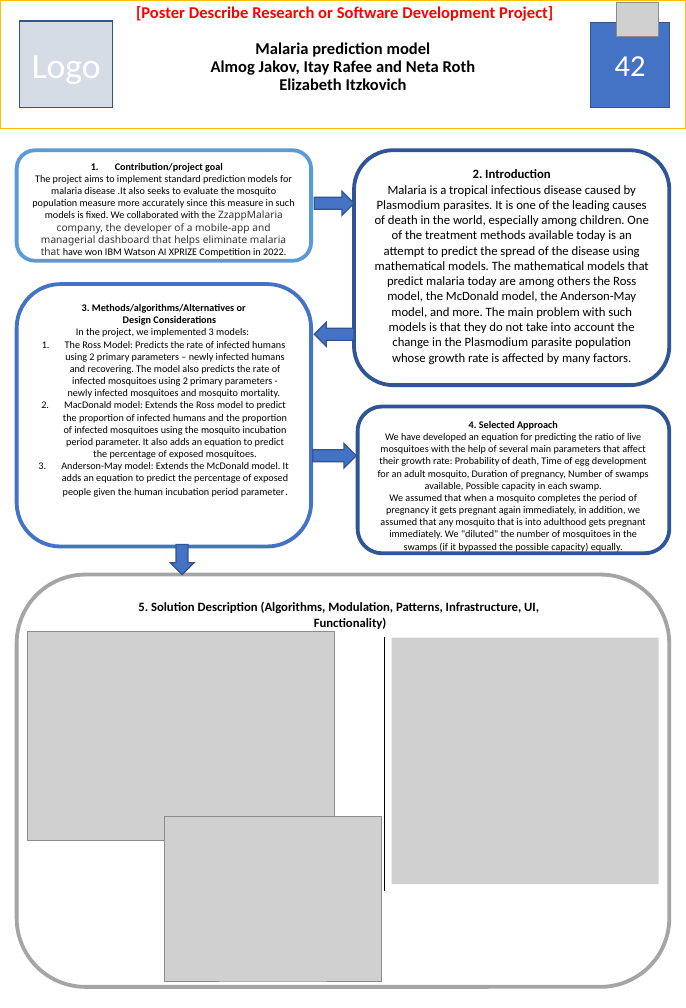
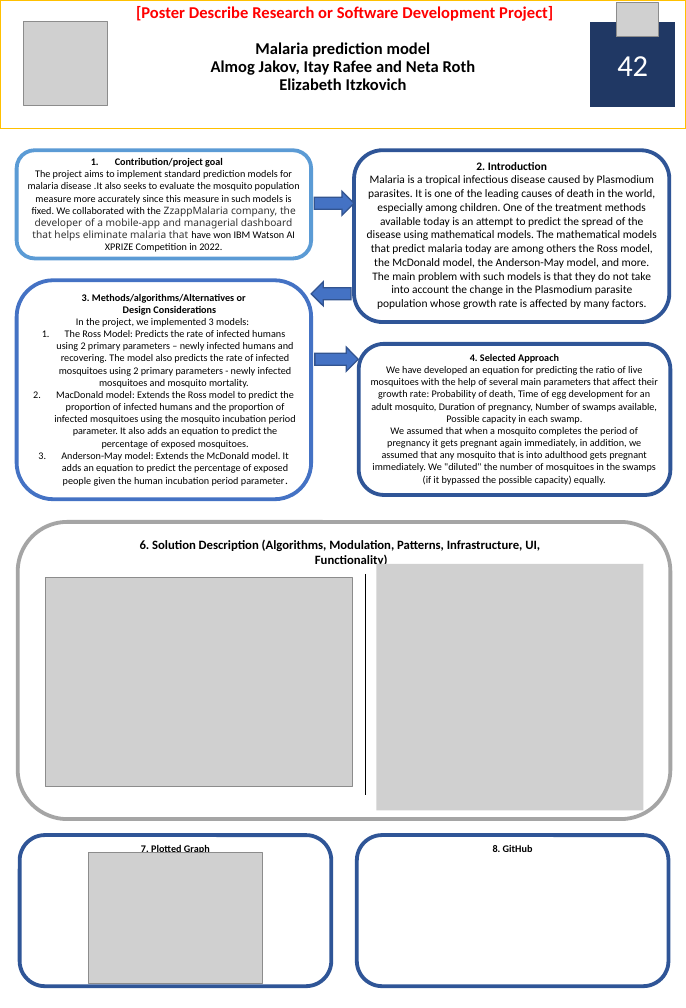
Before and after one commit to itay-rafee/Mathematical-Model-of-Malaria, a slide deck: slide 1 of poster.pptx. Drawn at 686x1008 pixels with LibreOffice and Linux fonts; fonts in the diff are those of the drawing; grey boxes stand for pictures. Boxes give left, top, right and bottom in pixels: in the first picture for what was removed or moved away, otherwise in the second. Text is boxed around its words. In the diff, an @@ line names an element or a change of style, - is before the commit and + after.

Commit message:
updated poster

```diff
--- a/poster.pptx
+++ b/poster.pptx
@@ rectangle removed at bbox=[20, 21, 113, 107] @@
-Logo
@@ picture added at bbox=[24, 22, 108, 106] @@
@@ rectangle "42": place and size @@
-rectangle "42" at bbox=[591, 22, 670, 107]
+rectangle "42" at bbox=[591, 22, 675, 106]
@@ rectangle "42" at bbox=[591, 22, 675, 106]: fill #4472C4 to #203864; outline #325491 1 pt to #203864 1 pt @@
@@ rounded rectangle "2. Introduction": place and size @@
-rounded rectangle "2. Introduction" at bbox=[354, 150, 670, 385]
+rounded rectangle "2. Introduction" at bbox=[354, 150, 670, 322]
@@ rounded rectangle "2. Introduction" at bbox=[354, 150, 670, 322]: size 10 to 9 pt @@
@@ rounded rectangle "3. Methods/algorithms/Alternatives or Design Considerations": place and size @@
-rounded rectangle "3. Methods/algorithms/Alternatives or Design Considerations" at bbox=[16, 284, 311, 547]
+rounded rectangle "3. Methods/algorithms/Alternatives or Design Considerations" at bbox=[16, 281, 311, 499]
@@ right arrow: place and size @@
-right arrow at bbox=[315, 322, 355, 346]
+right arrow at bbox=[311, 282, 351, 305]
@@ left arrow: place and size @@
-left arrow at bbox=[313, 444, 357, 467]
+left arrow at bbox=[315, 348, 359, 371]
@@ rounded rectangle "4. Selected Approach": place and size @@
-rounded rectangle "4. Selected Approach" at bbox=[358, 407, 670, 553]
+rounded rectangle "4. Selected Approach" at bbox=[359, 344, 670, 495]
@@ rounded rectangle "6. Solution Description (Algorithms, Modulation, ...": place and size @@
-rounded rectangle "6. Solution Description (Algorithms, Modulation, ..." at bbox=[16, 574, 670, 987]
+rounded rectangle "6. Solution Description (Algorithms, Modulation, ..." at bbox=[17, 522, 670, 820]
@@ text in rounded rectangle at bbox=[140, 540, 540, 568]: text changed @@
-5. Solution Description (Algorithms, Modulation, Patterns, Infrastructure, UI,
-Functionality)
+6. Solution Description (Algorithms, Modulation, Patterns, Infrastructure, UI,
+Functionality)
@@ down arrow removed at bbox=[170, 545, 194, 575] @@
@@ picture: place and size @@
-picture at bbox=[391, 638, 659, 884]
+picture at bbox=[377, 564, 644, 811]
@@ picture: place and size @@
-picture at bbox=[27, 631, 335, 841]
+picture at bbox=[46, 577, 353, 787]
@@ line moved from (384, 638) - (384, 891) to (365, 574) - (365, 795) @@
@@ rounded rectangle added at bbox=[20, 835, 332, 986], fill #FFFFFF, outline #2F5597 3 pt, 8 pt, text #000000, bold @@
+7. Plotted Graph
@@ rounded rectangle added at bbox=[357, 835, 669, 986], fill #FFFFFF, outline #2F5597 3 pt, 8 pt, text #000000, bold @@
+8. GitHub
@@ picture: place and size @@
-picture at bbox=[165, 817, 381, 981]
+picture at bbox=[89, 852, 262, 983]
```
